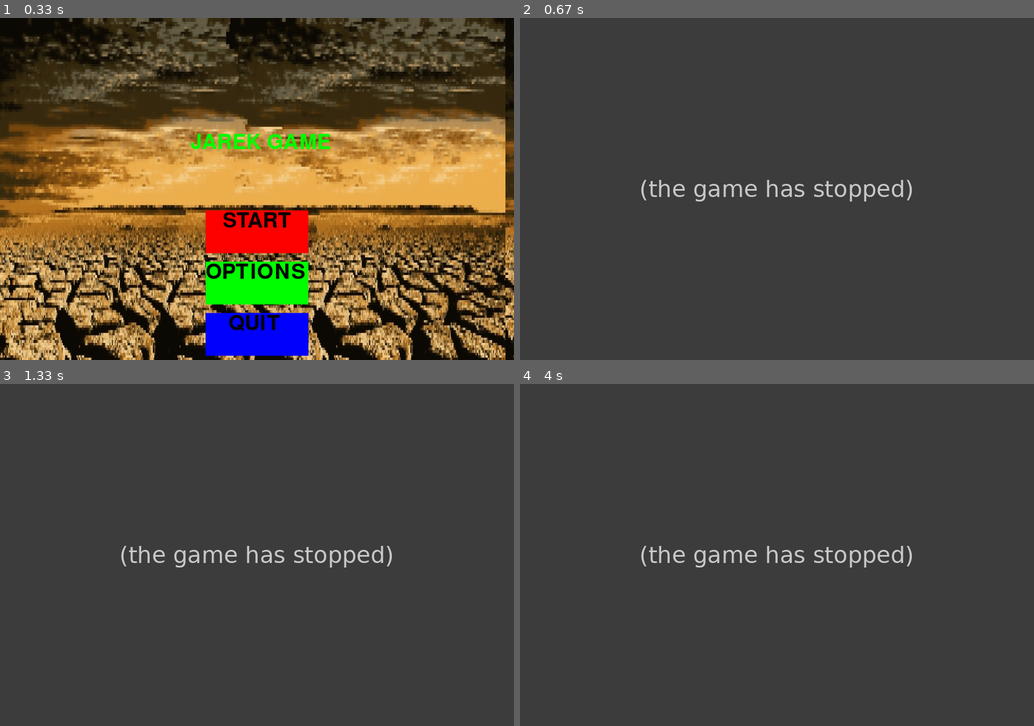
Above: before the commit, frames 1-4 (two rows, left to right).
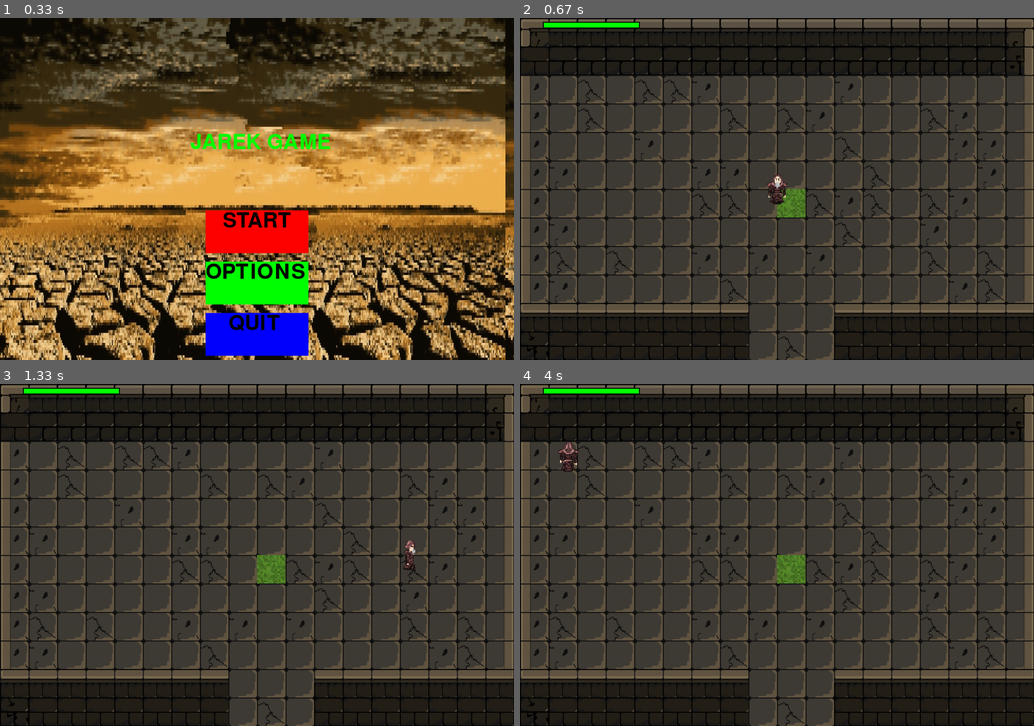
Above: after the commit, the same moments.

Repository: heavykisiel/PygameProject2
Game: pygame game, started from main.py
Same seed, same stepped clock (60 frames per second), same inputs: the game is played once before the commit and once after it.
Inputs:
- Up to frame 1 (0.33 s): no input
- Up to frame 2 (0.67 s): click "START" at 0.38 s
- Up to frame 3 (1.33 s): tap Space at 0.67 s; hold Right from 1 s (still down)
- Up to frame 4 (4 s): release Right at 1.47 s; hold Up 1.5-1.8 s; hold Right 1.83-2.3 s; hold Left 2.33-2.87 s; hold Down 2.9-3.2 s; hold Left 3.23-3.63 s; hold Up from 3.67 s (still down)

Frame 1 is identical in both runs. In frame 2, 49% of the frame differs, in the area x 0-100%, y 0-100%; in frame 3, 49%; in frame 4, 49%.
Error before the commit: AttributeError: 'roomData' object has no attribute 'bossDoors' (roomData.py line 24); the game stopped at 0.4 s (later frames are placeholders)

Commit message:
quickfix

Diff:
--- a/roomData.py
+++ b/roomData.py
@@ -2,6 +2,7 @@
 import pygame
 from pygame import Rect
 from textures.TextureLoader import TextureUnit
+
 
 class roomData:
 
@@ -21,7 +22,6 @@
         self.mobs_count = random.randint(1, 3) if self.mobsExist else 0
         self.tex_list = self.TexCoordsList()
         self.tex2_cracked_list, self.tex3_cracked_list = self.get_cracked_tex_pos()
-        self.bossDoorsRectList = self.bossDoors()
         self.textureUnit = TextureUnit(self.block_pixelsx, self.block_pixelsy)
         print(len(self.rectColliders))
 
@@ -34,9 +34,6 @@
             self.mobsExist = bool(random.getrandbits(1))
             return "Room"
         elif roomCode == "Boss":
-
-            # for x in self.bossDoors():
-            #     self.rectColliders.append(x)
             self.mobsExist = False
             return "Boss"
         elif roomCode == "Key":
